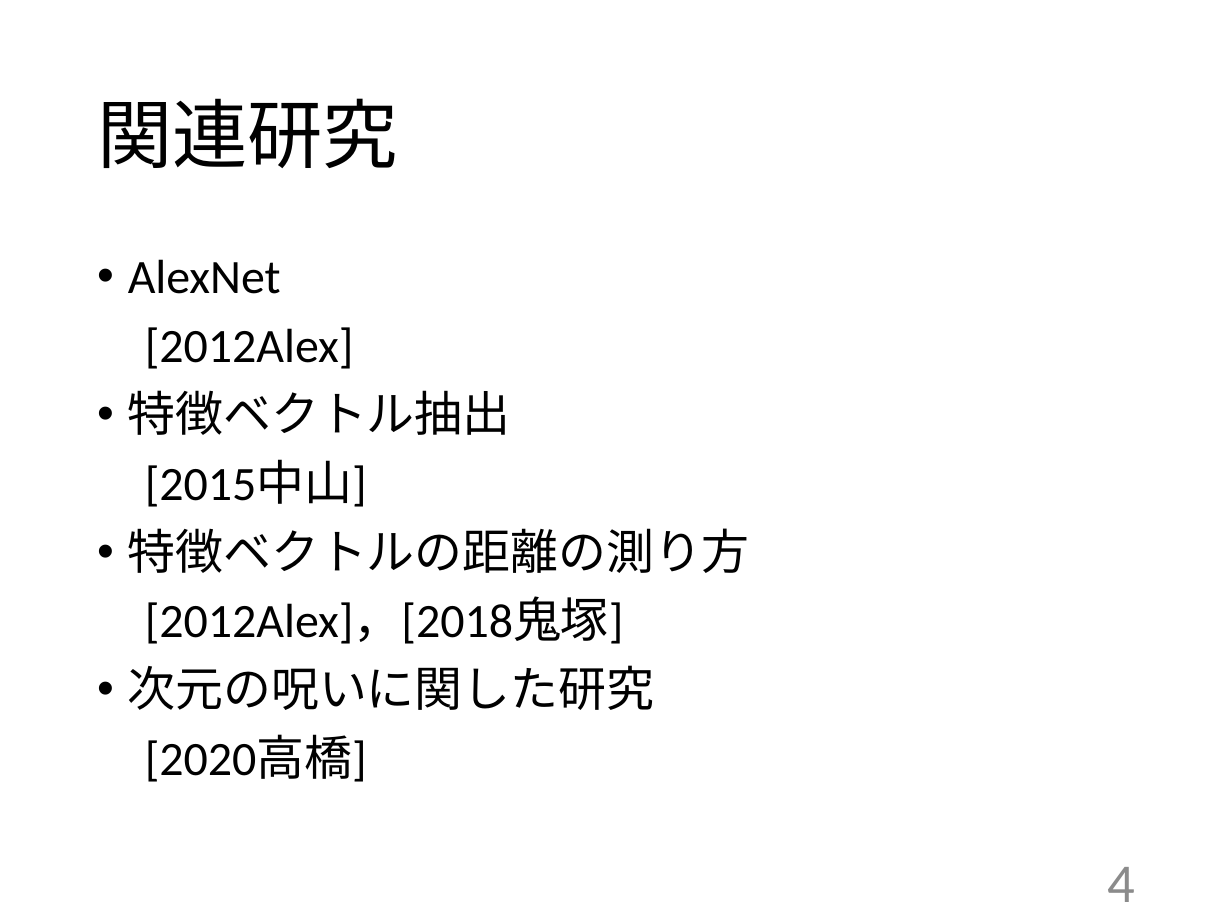
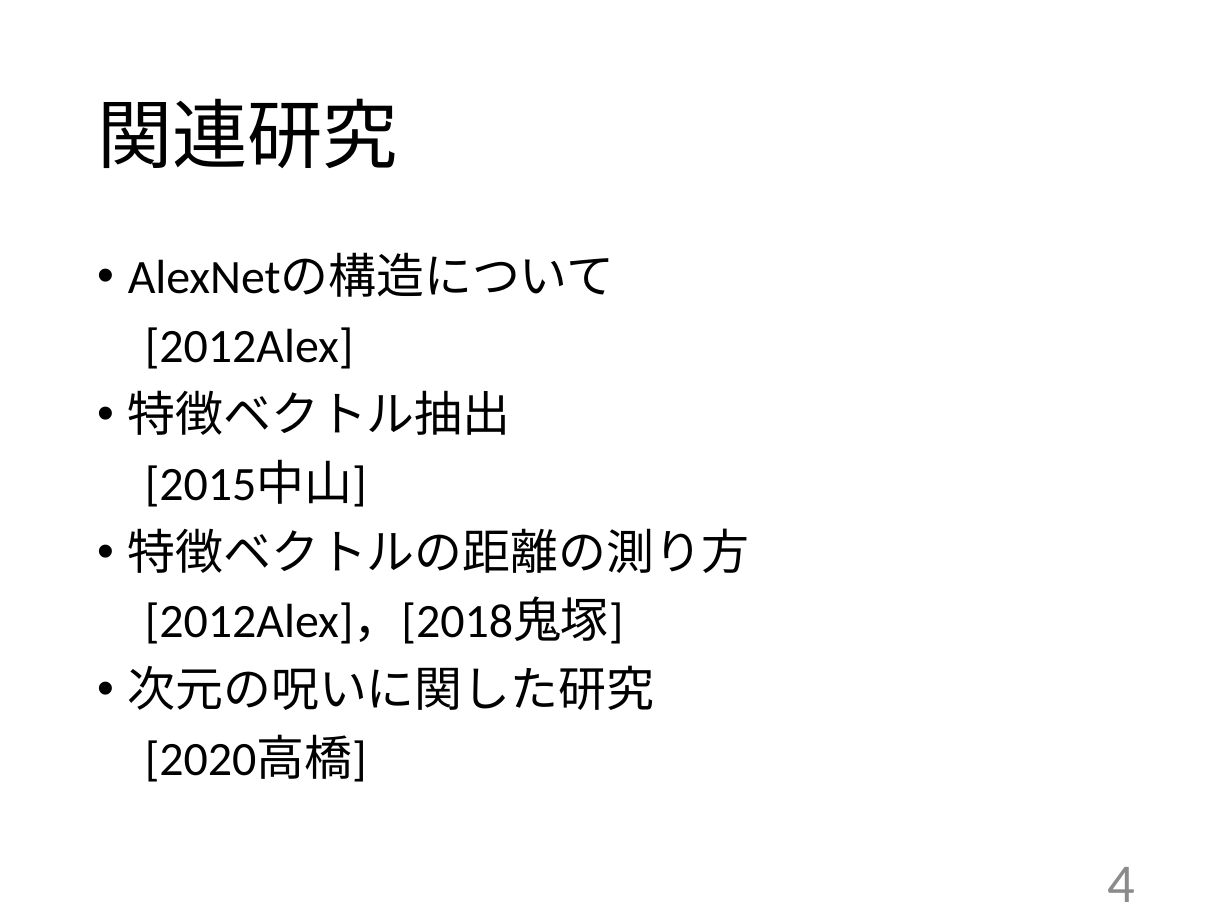
Before and after one commit to kait-takanolab/1821005-yoshioka-thesis, a slide deck: slide 4 of 卒研発表/1821005_yoshioka_thesis.pptx. Drawn at 1232x924 pixels with LibreOffice and Linux fonts; fonts in the diff are those of the drawing. Boxes give left, top, right and bottom in pixels: in the first picture for what was removed or moved away, otherwise in the second. Text is boxed around its words. In the diff, an @@ line names an element or a change of style, - is before the commit and + after.

```diff
--- a/卒研発表/1821005_yoshioka_thesis.pptx
+++ b/卒研発表/1821005_yoshioka_thesis.pptx
@@ text at [128, 253, 614, 297]: text changed @@
-• AlexNet
+• AlexNetの構造について
```
Also in this commit, not shown: 6 other slides changed.
